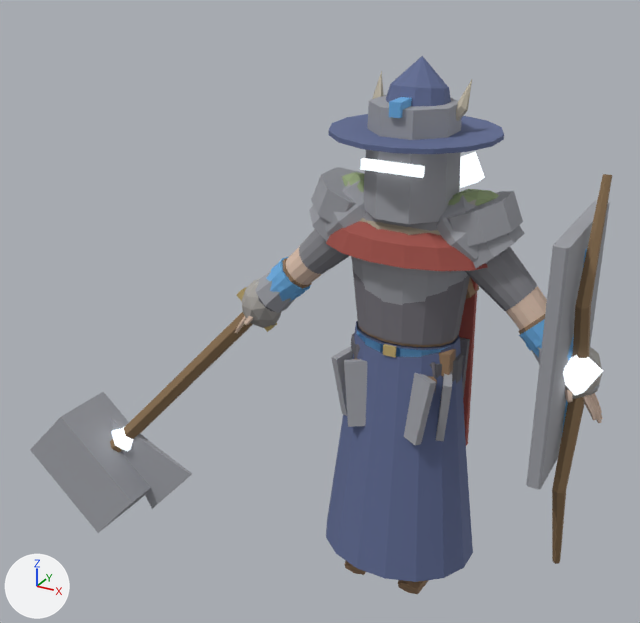
The glTF model art/creator/humanoid_slim/export/humanoid_slim_masculine.glb: old version first, new version second.
The view is the same before and after, from a 50 mm lens placed at (1.19, -2.84, 2.5), pointed at (-0.42, 0.08, 1.04). Arrows for +X, +Y and +Z are at lower left; the lights stay in place. The first picture is the older version. Vertices at exactly the same position are counted once.

Names of what the first picture shows: 'humanoid_slim_masculine.001', 'part.head.great_helm', 'part.head.wide_hat', 'part.offhand.bow', 'part.offhand.tower_shield', 'part.shoulders.mantle', 'part.shoulders.slabs', 'part.torso.breastplate', 'part.torso.coat', 'part.torso.robe', 'part.waist.tassets', 'part.weapon.maul' and 17 more.
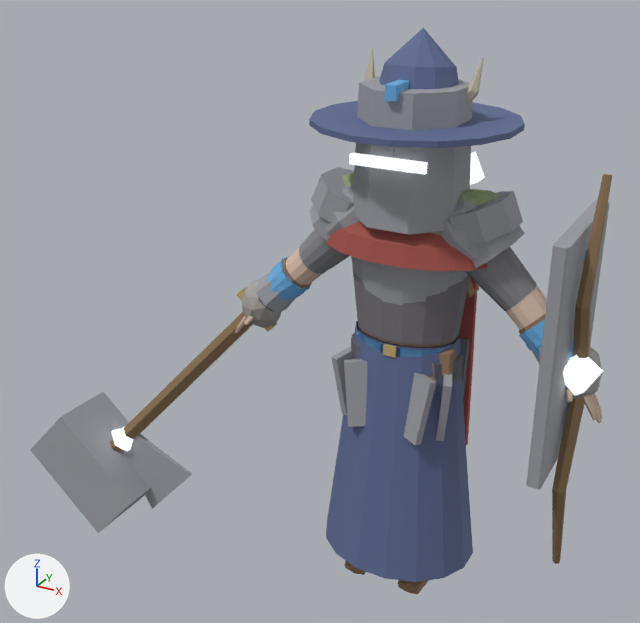
Edits to the bpy script that builds the scene:
```text
Change me_part_head_great_helm:
    used by ob_part_head_great_helm; location = (0.0, 0.0, 0.0)
    remove me_part_head_great_helm.from_pydata(...)  # 32 vertices, 52 faces; spans x -0.157..0.157, y -0.198..0.153, z 1.564..1.97
    add me_part_head_great_helm.from_pydata(...)  # 32 vertices, 52 faces; spans x -0.19..0.19, y -0.235..0.187, z 1.542..2.03
    me_part_head_great_helm part 1: the loose piece of 16 vertices spanning x -0.157..0.157, y -0.177..0.148, z 1.564..1.945 is scaled about its middle by 1.21, then moved by (0.0, -0.002, 0.019)
    me_part_head_great_helm part 2: the loose piece of 8 vertices spanning x -0.112..0.112, y -0.198..-0.178, z 1.736..1.772 is scaled about its middle by (1.21, 1, 1), then moved by (0.0, -0.037, 0.023)
    me_part_head_great_helm part 3: the loose piece of 8 vertices spanning x -0.02..0.02, y -0.183..0.153, z 1.92..1.97 is scaled about its middle by (1, 1.21, 1), then moved by (0.0, -0.002, 0.06)
Change me_part_head_wide_hat:
    used by ob_part_head_wide_hat; location = (0.0, 0.0, 0.0)
    remove me_part_head_wide_hat.from_pydata(...)  # 57 vertices, 106 faces; spans x -0.297..0.297, y -0.296..0.297, z 1.828..2.09
    add me_part_head_wide_hat.from_pydata(...)  # 57 vertices, 106 faces; spans x -0.36..0.36, y -0.362..0.358, z 1.867..2.181
    me_part_head_wide_hat part 4: the loose piece of 32 vertices spanning x -0.297..0.297, y -0.296..0.297, z 1.833..1.85 is multiplied about its middle by the matrix ((1.214, 0.0, 0.0), (0.0, 1.214, 0.0), (0.0, 0.0, 1.214)), then moved by (0.0, -0.002, 0.038)
    me_part_head_wide_hat part 5: the loose piece of 25 vertices spanning x -0.13..0.13, y -0.129..0.129, z 1.828..2.09 is turned 1.2 degrees about the x axis through its middle and scaled by 1.21, then moved by (0.0, -0.005, 0.062)
```

Pixel boxes [x1, y1, x2, y2] of what changed, in the pictures (640 x 623 px; the box of a moved part takes in the faces that stretch with it):
'part.head.great_helm', reshaped (22% wider, 22% taller): before [360, 95, 461, 224]; after [349, 76, 472, 234]
'part.head.wide_hat', reshaped (23% wider, 22% taller): before [329, 56, 504, 154]; after [309, 28, 525, 148]
part 1 of me_part_head_great_helm, moved or reshaped: before [363, 95, 461, 224]; after [353, 76, 472, 234]
part 2 of me_part_head_great_helm, moved or reshaped: before [360, 158, 425, 178]; after [349, 153, 428, 175]
part 3 of me_part_head_great_helm, moved or reshaped: before [389, 97, 412, 118]; after [384, 80, 410, 101]
part 4 of me_part_head_wide_hat, moved or reshaped: before [329, 114, 504, 154]; after [309, 101, 525, 148]
part 5 of me_part_head_wide_hat, moved or reshaped: before [386, 56, 451, 106]; after [379, 28, 459, 89]
